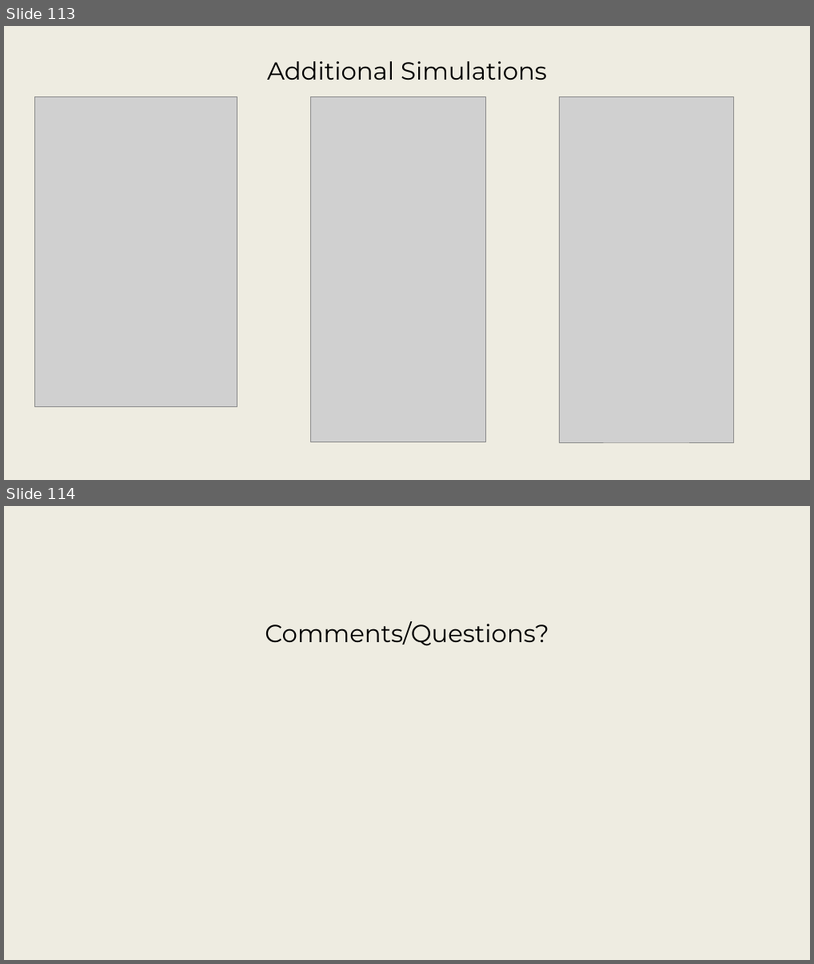
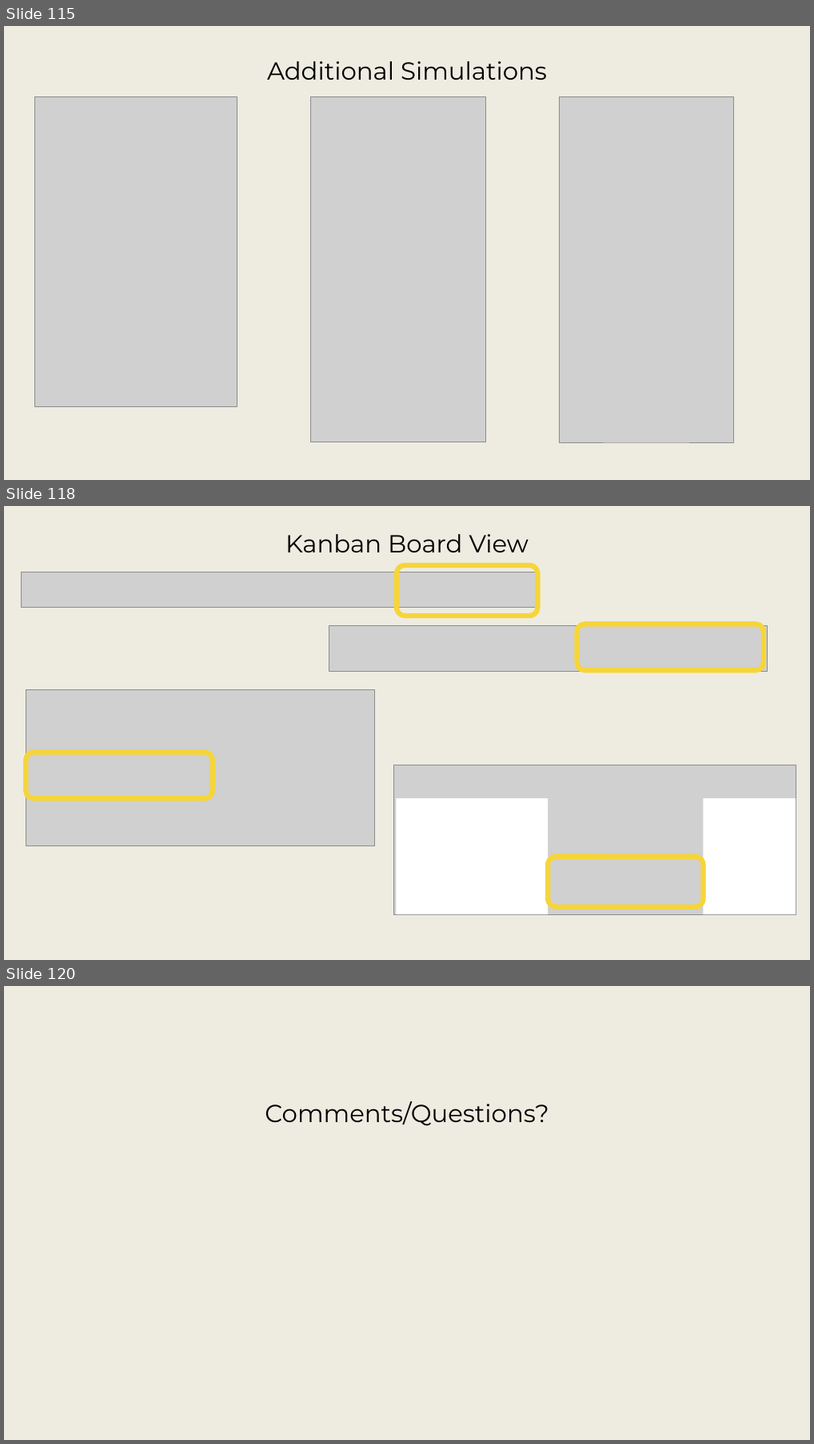
Before and after one commit to srudder16/Lifecycle_Modeling, a slide deck: 2025_WSRC/2026 WSRC Tutorial - 1.pptx. Shown one above the other, each under a label of ours: slides 113 and 114 before the commit, slides 115, 118 and 120 after it; the slides between them are not shown. The pictures are 814x964 and 814x1444 pixels, drawn with LibreOffice and Linux fonts; fonts in the diff are those of the drawing; grey boxes stand for pictures; background and template pictures are left out. Boxes give left, top, right and bottom in pixels: in the first picture for what was removed or moved away, otherwise in the second. Text is boxed around its words. In the diff, an @@ line names an element or a change of style, - is before the commit and + after.

```diff
--- a/2025_WSRC/2026 WSRC Tutorial - 1.pptx
+++ b/2025_WSRC/2026 WSRC Tutorial - 1.pptx
@@ slide 118 added at (4, 506, 810, 960), background picture (left out) @@
@@ title added at (286, 534, 530, 552), 29.3 pt, text #000000 @@
+Kanban Board View
@@ picture added at (22, 572, 536, 607) @@
@@ rounded rectangle added at (397, 565, 538, 616), outline #F6D53A 6 pt @@
@@ picture added at (329, 625, 767, 671) @@
@@ rounded rectangle added at (578, 624, 765, 670), outline #F6D53A 6 pt @@
@@ picture added at (26, 690, 374, 845) @@
@@ rounded rectangle added at (26, 752, 213, 798), outline #F6D53A 6 pt @@
@@ group added at (394, 765, 797, 914): 2 rectangles, 1 picture, 1 rounded rectangle @@
@@ what was slide 113 is now slide 115 @@
@@ what was slide 114 is now slide 120 @@
```
Also in this commit, not shown: 6 slides changed, 5 other slides added, 2 other files.
